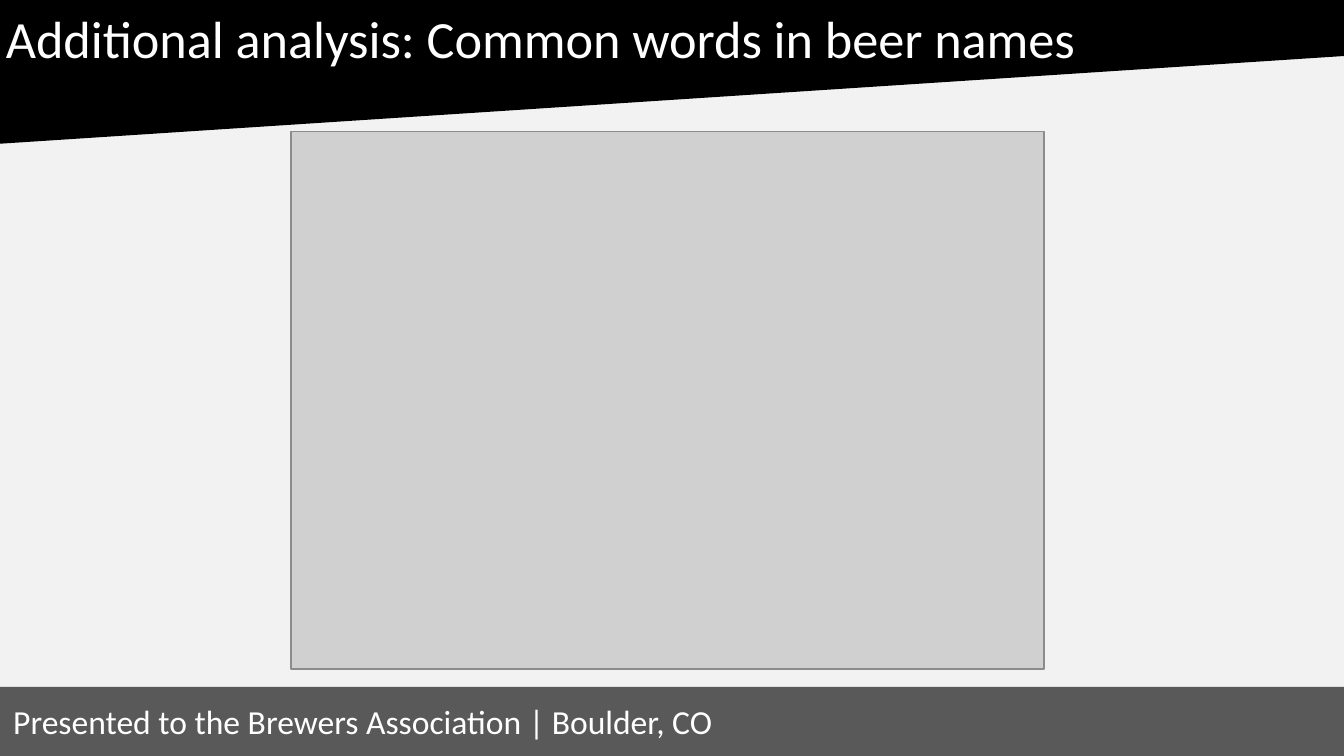
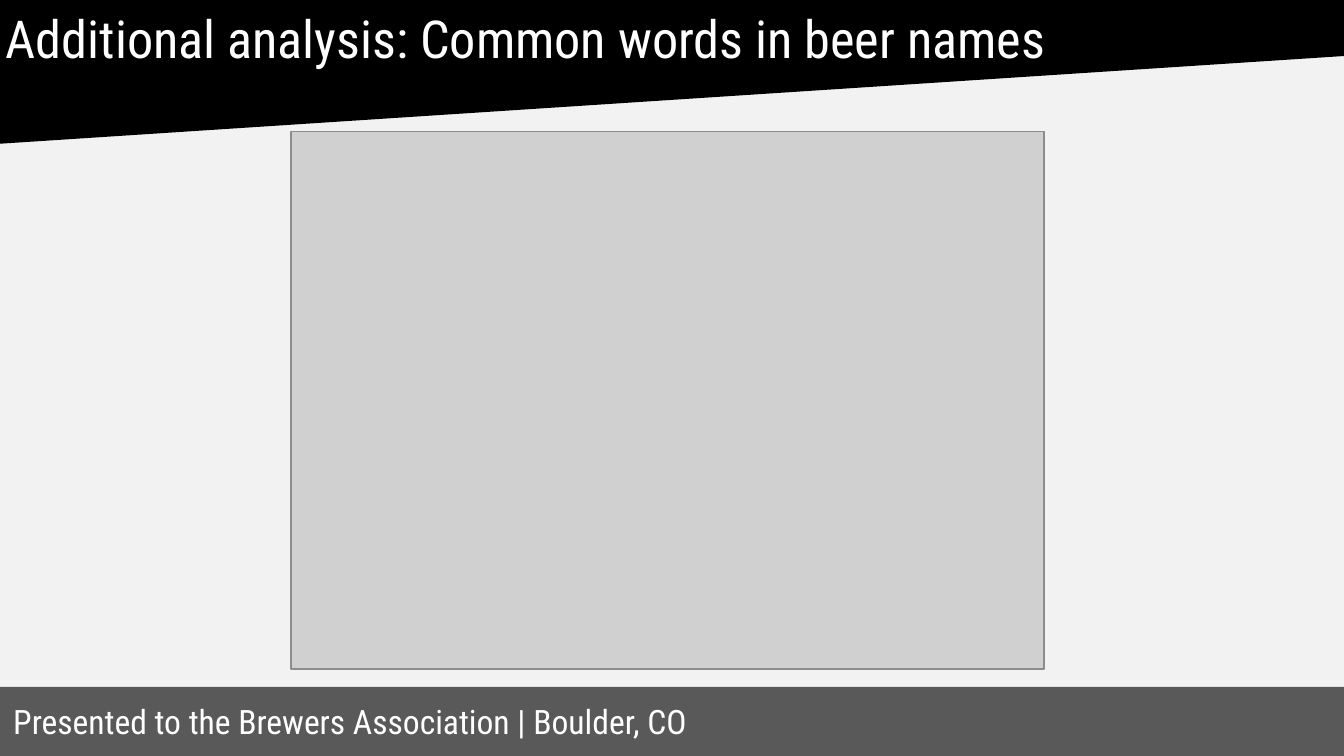
Before and after one commit to renempineda/Craft-Beer-Analysis, a slide deck: slide 13 of Craft Beer Analysis Presentation.pptx. Drawn at 1344x756 pixels with LibreOffice and Linux fonts; fonts in the diff are those of the drawing; grey boxes stand for pictures. Boxes give left, top, right and bottom in pixels: in the first picture for what was removed or moved away, otherwise in the second. Text is boxed around its words. In the diff, an @@ line names an element or a change of style, - is before the commit and + after.

```diff
--- a/Craft Beer Analysis Presentation.pptx
+++ b/Craft Beer Analysis Presentation.pptx
@@ freeform shape "Additional analysis: Common words in ..." at box(0, 1, 1343, 142): font Calibri to Roboto Condensed @@
@@ rectangle "Presented to the Brewers Association ..." at box(0, 687, 1344, 755): font Calibri to Roboto Condensed @@
```
Also in this commit, not shown: 13 other slides changed, 1 other file.
